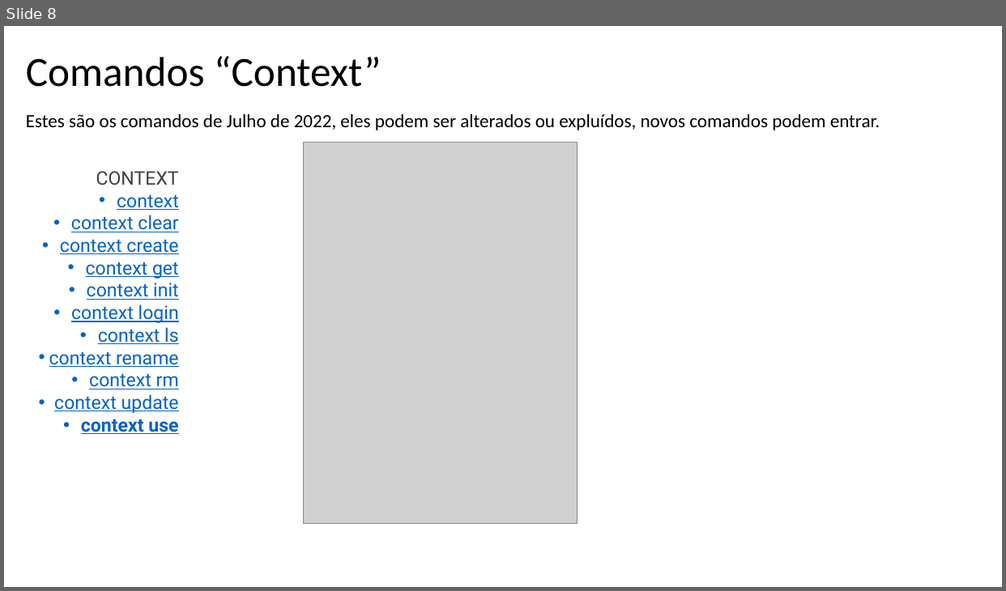
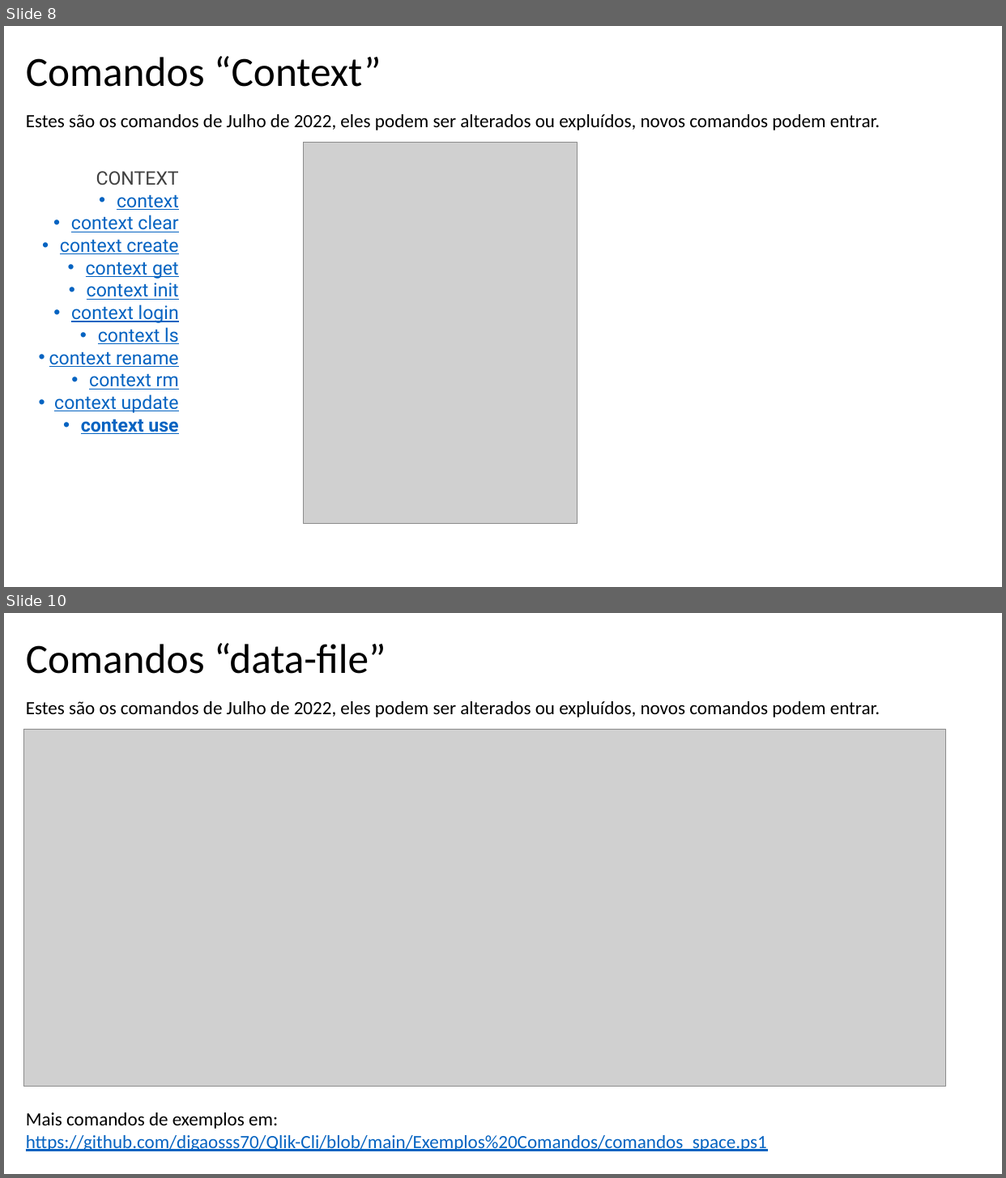
Before and after one commit to digaosss70/Qlik-Cli, a slide deck: Manual/CURSO QLIK-CLI.pptx. Shown one above the other, each under a label of ours: slide 8 before the commit, slides 8 and 10 after it; the slides between them are not shown. The pictures are 1006x591 and 1006x1178 pixels, drawn with LibreOffice and Linux fonts; fonts in the diff are those of the drawing; grey boxes stand for pictures. Boxes give left, top, right and bottom in pixels: in the first picture for what was removed or moved away, otherwise in the second. Text is boxed around its words. In the diff, an @@ line names an element or a change of style, - is before the commit and + after.

```diff
--- a/Manual/CURSO QLIK-CLI.pptx
+++ b/Manual/CURSO QLIK-CLI.pptx
@@ slide 10 added at (4,613,1002,1174), background #FFFFFF @@
@@ text added at (26,643,386,674), 40 pt, text #000000 @@
+Comandos “data-file”
@@ text added at (26,701,880,717), 18 pt, text #000000 @@
+Estes são os comandos de Julho de 2022, eles podem ser alterados ou expluídos, novos comandos podem entrar.
@@ picture added at (24,729,946,1086) @@
@@ text added at (26,1113,767,1152), 18 pt, text #0563C1, underline @@
+Mais comandos de exemplos em:
+https://github.com/digaosss70/Qlik-Cli/blob/main/Exemplos%20Comandos/comandos_space.ps1
```
Also in this commit, not shown: 1 slide changed, 2 other files.
